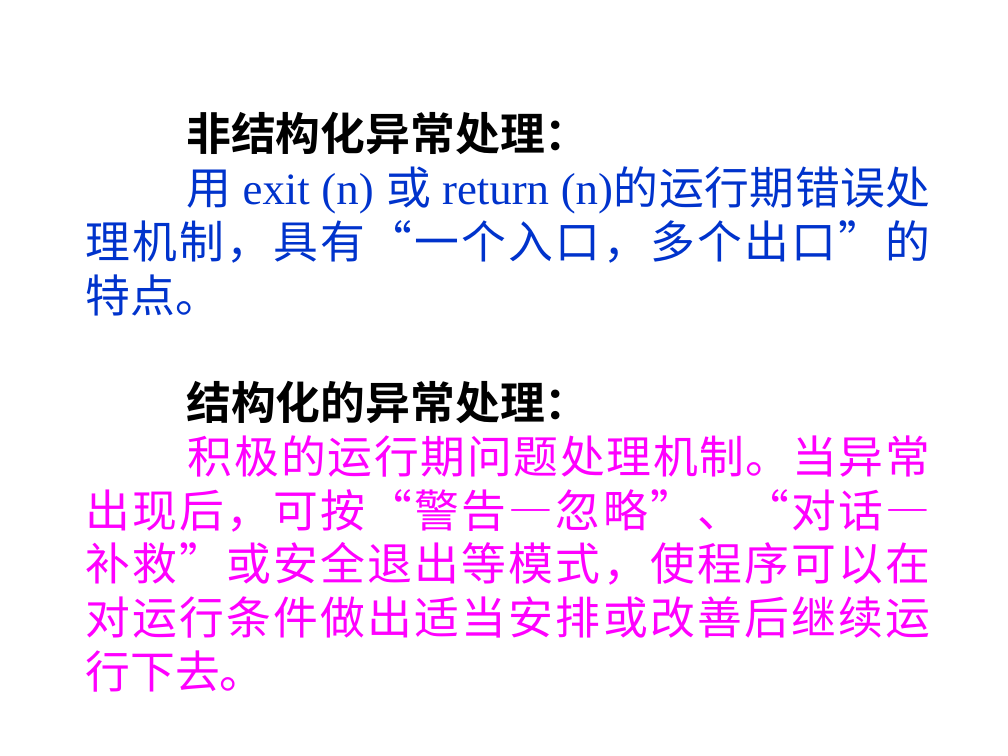
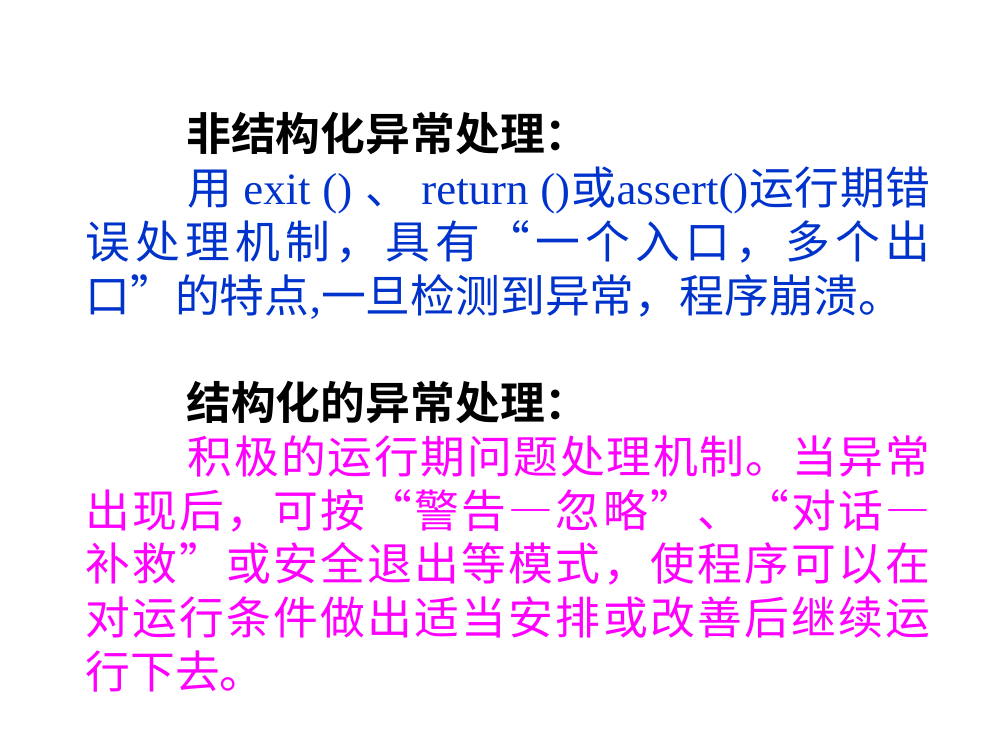
Before and after one commit to Changhe160/Changhe160.github.io, a slide deck: slide 4 of teachingRes/Cplusplus/unit10异常处理_.ppt. Drawn at 1008x756 pixels with LibreOffice and Linux fonts; fonts in the diff are those of the drawing; background and template pictures are left out. Boxes give left, top, right and bottom in pixels: in the first picture for what was removed or moved away, otherwise in the second. Text is boxed around its words. In the diff, an @@ line names an element or a change of style, - is before the commit and + after.

```diff
--- a/teachingRes/Cplusplus/unit10异常处理_.ppt
+++ b/teachingRes/Cplusplus/unit10异常处理_.ppt
@@ text at [85, 169, 930, 319]: text changed @@
-用 exit (n) 或 return (n)的运行期错误处理机制，具有“一个入口，多个出口”的特点。
+用 exit () 、 return ()或assert()运行期错误处理机制，具有“一个入口，多个出口”的特点,一旦检测到异常，程序崩溃。
```
Also in this commit, not shown: 5 other files.
